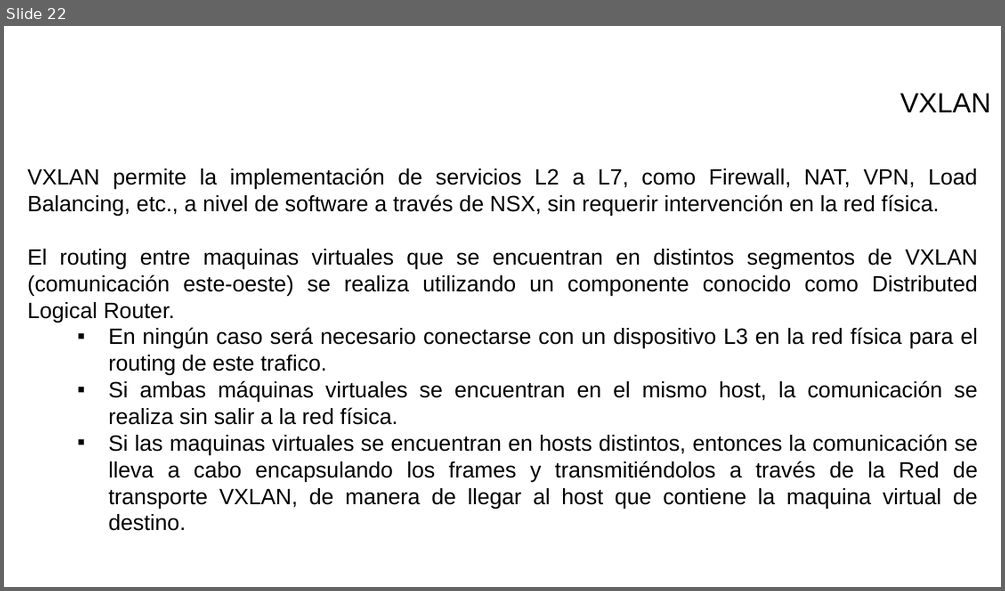
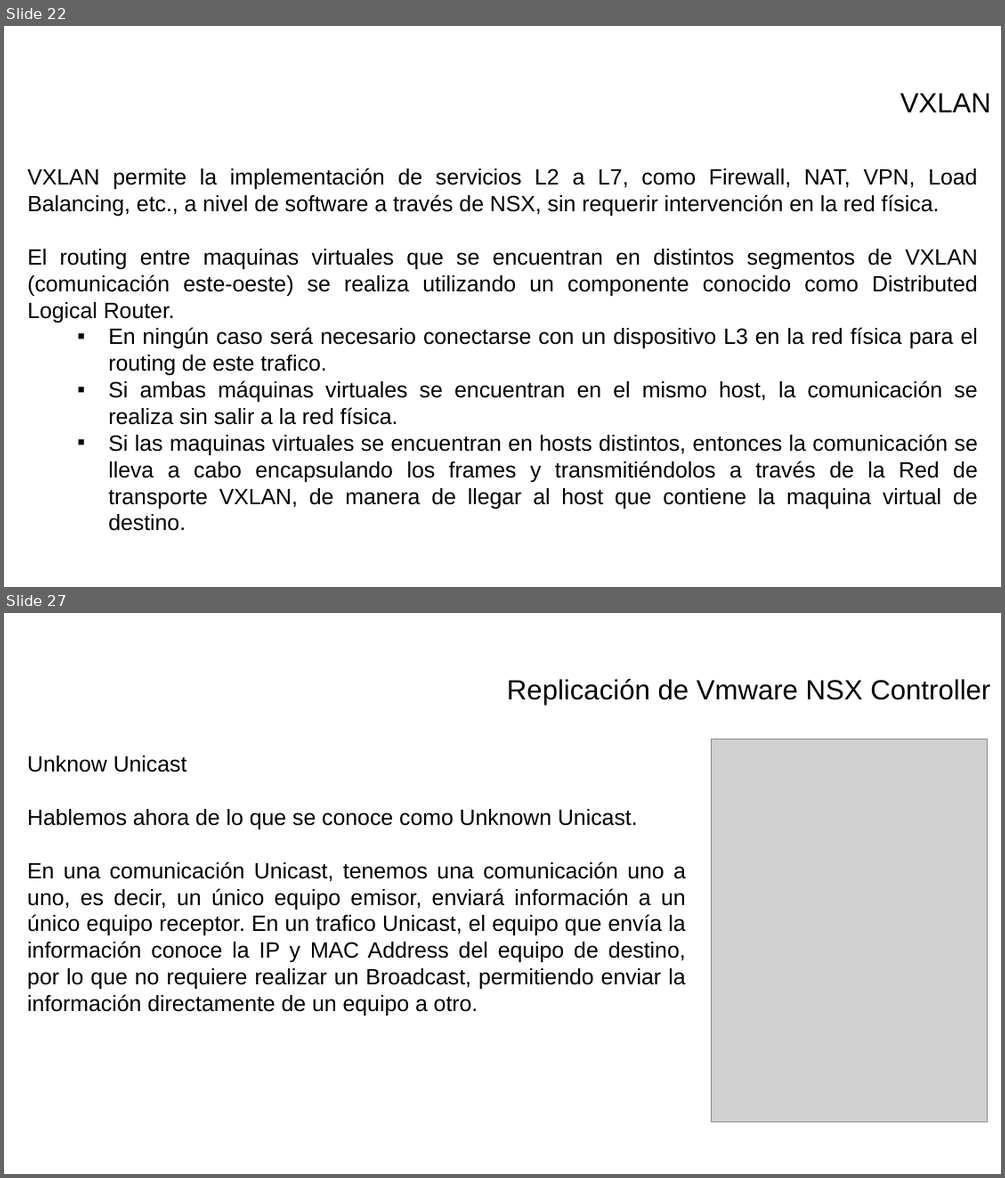
Before and after one commit to israelcts/curso_vmware_nsx_sedena, a slide deck: VMWare - II.pptx. Shown one above the other, each under a label of ours: slide 22 before the commit, slides 22 and 27 after it; the slides between them are not shown. The pictures are 1005x591 and 1005x1178 pixels, drawn with LibreOffice and Linux fonts; fonts in the diff are those of the drawing; grey boxes stand for pictures; background and template pictures are left out. Boxes give left, top, right and bottom in pixels: in the first picture for what was removed or moved away, otherwise in the second. Text is boxed around its words. In the diff, an @@ line names an element or a change of style, - is before the commit and + after.

```diff
--- a/VMWare - II.pptx
+++ b/VMWare - II.pptx
@@ slide 27 added at (x1=4, y1=613, x2=1001, y2=1174), background picture (left out) @@
@@ text added at (x1=507, y1=679, x2=990, y2=706), 20 pt, text #000000 @@
+Replicación de Vmware NSX Controller
@@ picture added at (x1=711, y1=739, x2=987, y2=1121) @@
@@ text added at (x1=27, y1=755, x2=686, y2=1015), 16 pt, text #000000 @@
+Unknow Unicast
+Hablemos ahora de lo que se conoce como Unknown Unicast.
+En una comunicación Unicast, tenemos una comunicación uno a uno, es decir, un único equipo emisor, enviará información a un único equipo receptor. En un trafico Unicast, el equipo que envía la información conoce la IP y MAC Address del equipo de destino, por lo que no requiere realizar un Broadcast, permitiendo enviar la información directamente de un equipo a otro.
```
Also in this commit, not shown: 9 other slides added.
